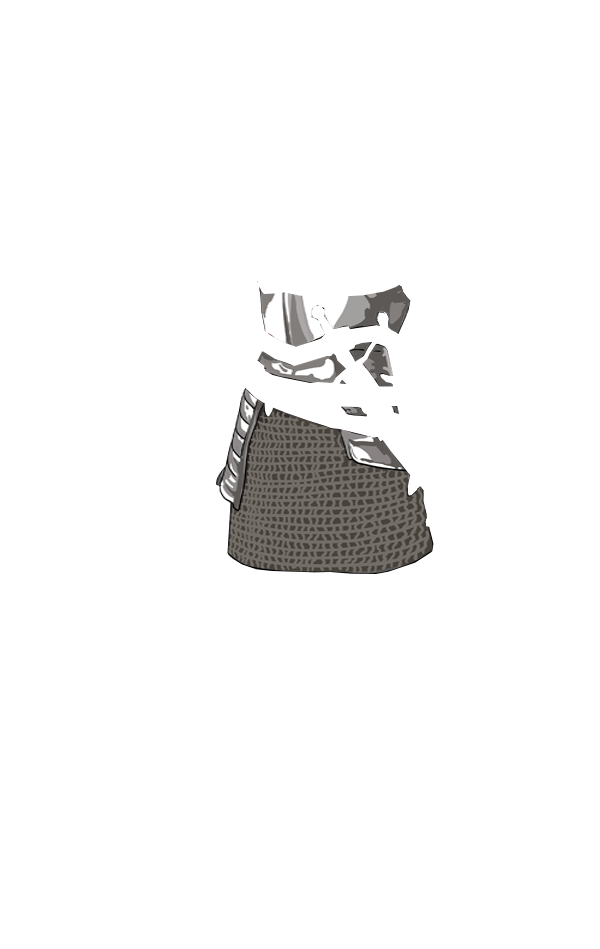
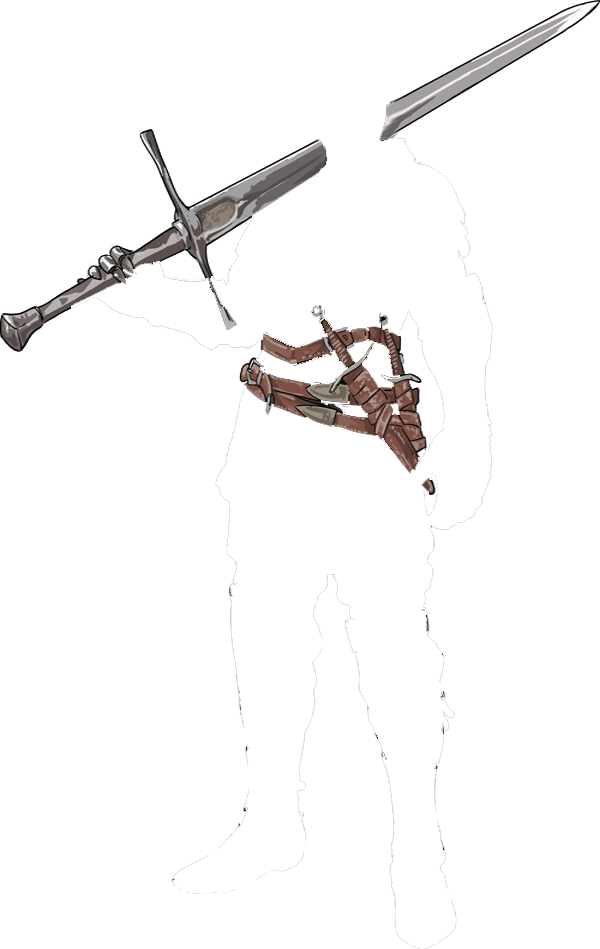
Comparing the layer stacks of the two 600 × 949 images. Changes:
hid "Layer 7" over [215, 280, 434, 574]
showed "Ellipse 1", painted on it over [0, 0, 600, 949]
